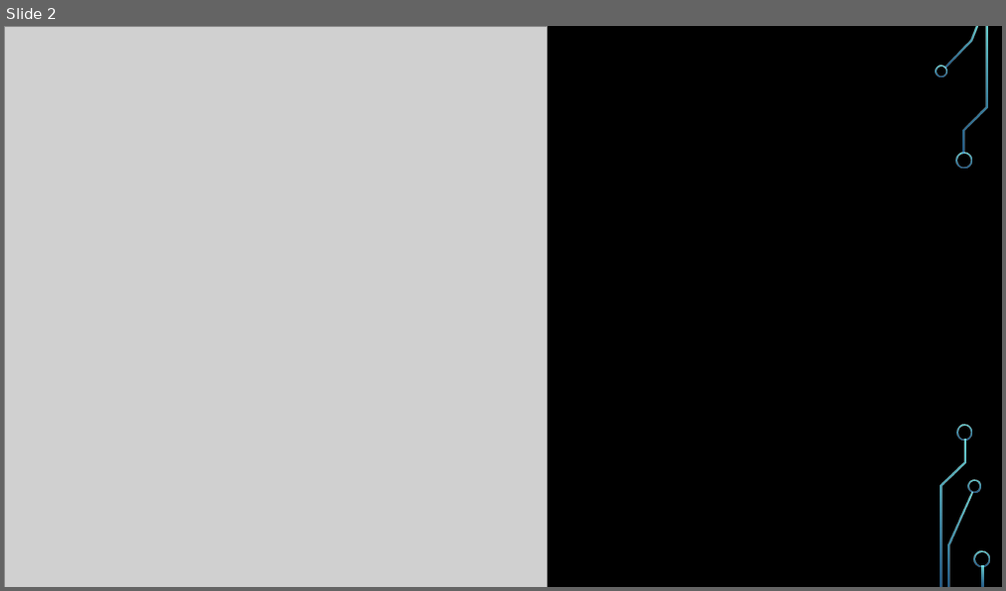
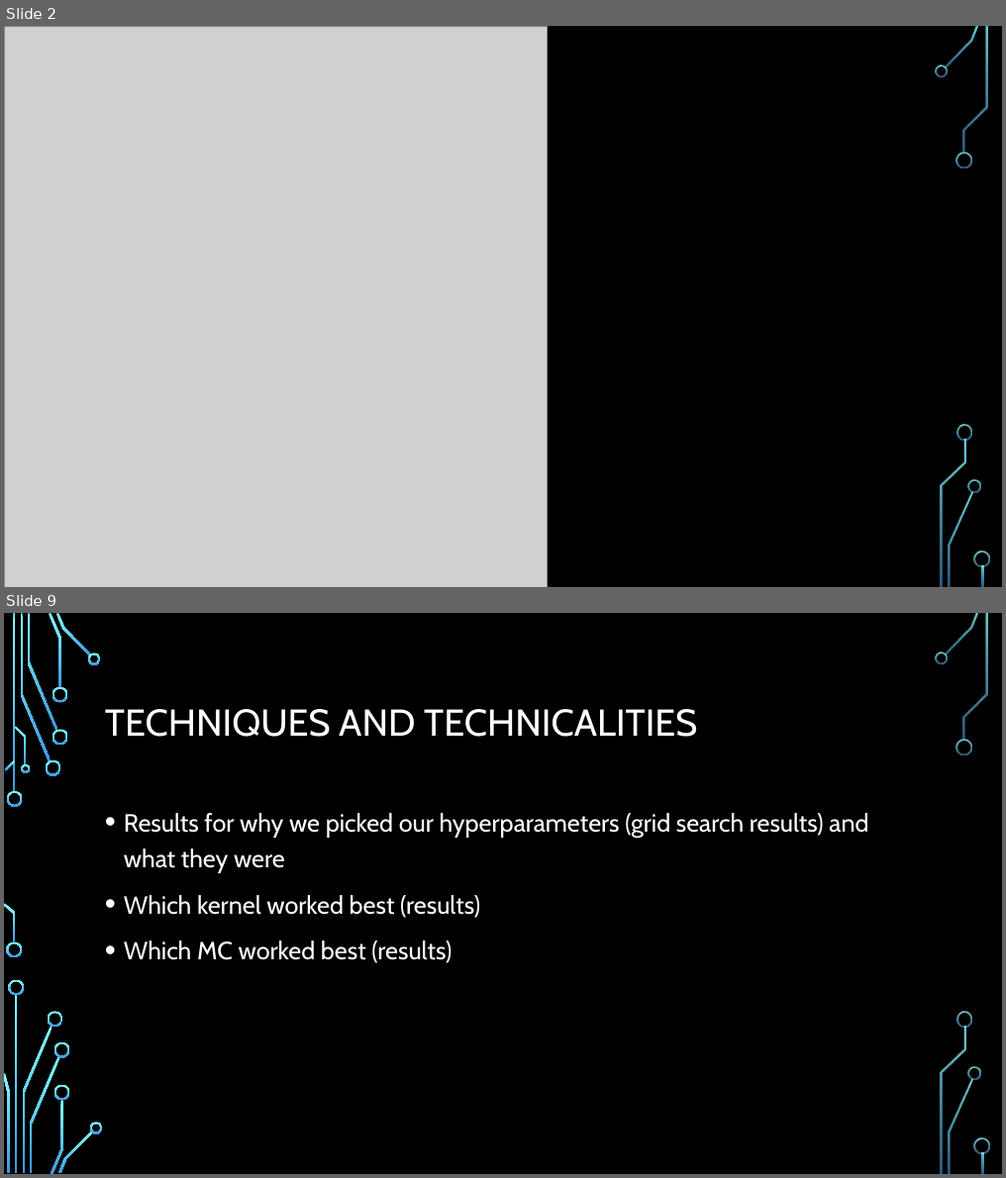
Before and after one commit to idrisdodwell00711/EPM106, a slide deck: Team INVIKTUS.pptm. Shown one above the other, each under a label of ours: slide 2 before the commit, slides 2 and 9 after it; the slides between them are not shown. The pictures are 1006x591 and 1006x1178 pixels, drawn with LibreOffice and Linux fonts; fonts in the diff are those of the drawing; grey boxes stand for pictures; background and template pictures are left out. Boxes give left, top, right and bottom in pixels: in the first picture for what was removed or moved away, otherwise in the second. Text is boxed around its words. In the diff, an @@ line names an element or a change of style, - is before the commit and + after.

```diff
--- a/Team INVIKTUS.pptm
+++ b/Team INVIKTUS.pptm
@@ slide 9 added at [4, 613, 1002, 1174], background picture (left out); not listed: 22 template elements that a slide beside it also shows @@
@@ title added at [105, 709, 697, 737], 36 pt, text #FFFFFF @@
+TECHNIQUES AND TECHNICALITIES
@@ text added at [124, 813, 868, 963], 24 pt, text #FFFFFF @@
+• Results for why we picked our hyperparameters (grid search results) and what they were
+• Which kernel worked best (results)
+• Which MC worked best (results)
@@ group added at [6, 653, 103, 1173]: 14 freeform shapes @@
```
Also in this commit, not shown: 4 slides changed, 5 other slides added, 4 slides removed, 2 other files.
